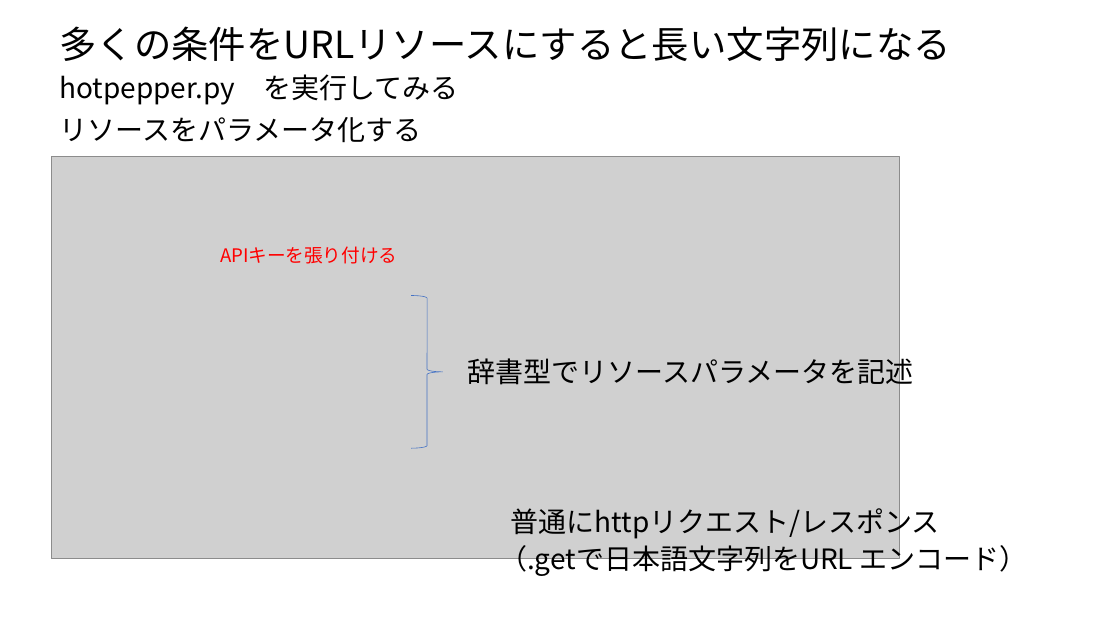
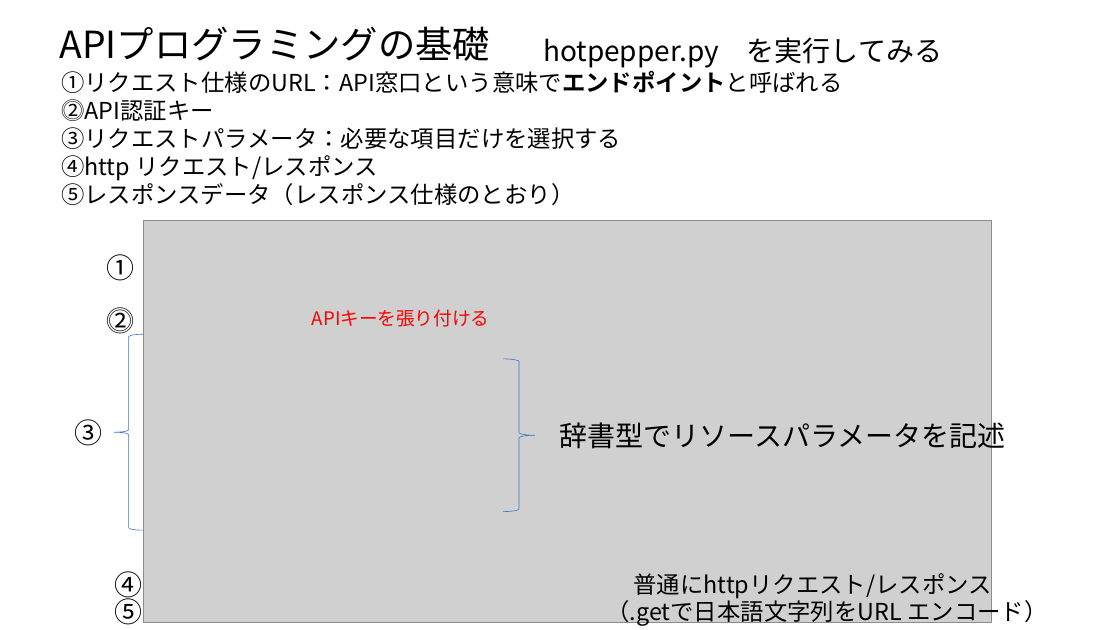
Before and after one commit to ueharaLab/bigdata8_API, a slide deck: slide 23 of bigdata7_API.pptx (slide 21 before the commit). Drawn at 1120x630 pixels with LibreOffice and Linux fonts; fonts in the diff are those of the drawing; grey boxes stand for pictures. Boxes give left, top, right and bottom in pixels: in the first picture for what was removed or moved away, otherwise in the second. Text is boxed around its words. In the diff, an @@ line names an element or a change of style, - is before the commit and + after.

```diff
--- a/bigdata7_API.pptx
+++ b/bigdata7_API.pptx
@@ text at [59,26,490,61]: text changed @@
-多くの条件をURLリソースにすると長い文字列になる
+APIプログラミングの基礎
@@ text "hotpepper.py を実行してみる": place and size @@
-text "hotpepper.py を実行してみる" at [59,74,458,105]
+text "hotpepper.py を実行してみる" at [543,37,942,68]
@@ text added at [61,70,843,205], 20 pt, text #000000 @@
+①リクエスト仕様のURL：API窓口という意味でエンドポイントと呼ばれる
+⓶API認証キー
+③リクエストパラメータ：必要な項目だけを選択する
+④http リクエスト/レスポンス
+⑤レスポンスデータ（レスポンス仕様のとおり）
@@ text removed at [60,117,422,143] @@
-リソースをパラメータ化する
@@ text added at [106,254,134,281], 24 pt, text #000000 @@
+①
@@ text added at [106,307,134,339], 24 pt, text #000000 @@
+⓶
@@ left brace added at [114,334,143,530], outline #4472C4 0.5 pt @@
@@ 2 texts, 1 picture, 1 right brace: place and size @@
-2 texts, 1 picture, 1 right brace at [51,157,914,560]
+2 texts, 1 picture, 1 right brace at [143,220,1006,623]
@@ text added at [75,419,103,446], 24 pt, text #000000 @@
+③
@@ text "普通にhttpリクエスト/レスポンス" at [633,573,991,599]: size 24 to 20 pt @@
@@ text "普通にhttpリクエスト/レスポンス": place and size @@
-text "普通にhttpリクエスト/レスポンス" at [511,504,940,540]
+text "普通にhttpリクエスト/レスポンス" at [633,573,991,599]
@@ text added at [114,571,142,603], 24 pt, text #000000 @@
+④
@@ text added at [114,594,142,625], 24 pt, text #000000 @@
+⑤
@@ text "（.getで日本語文字列をURL エンコード）": place and size @@
-text "（.getで日本語文字列をURL エンコード）" at [499,541,1027,577]
+text "（.getで日本語文字列をURL エンコード）" at [606,597,1047,627]
@@ text "（.getで日本語文字列をURL エンコード）" at [606,597,1047,627]: size 24 to 20 pt @@
```
Also in this commit, not shown: 7 other slides changed, 7 slides added, 1 slide removed, 8 other files.
